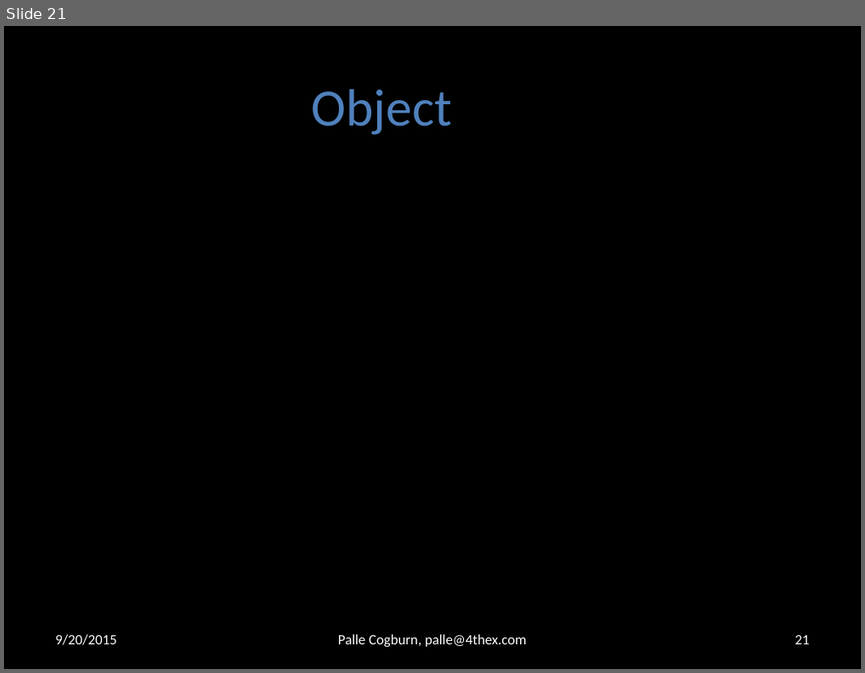
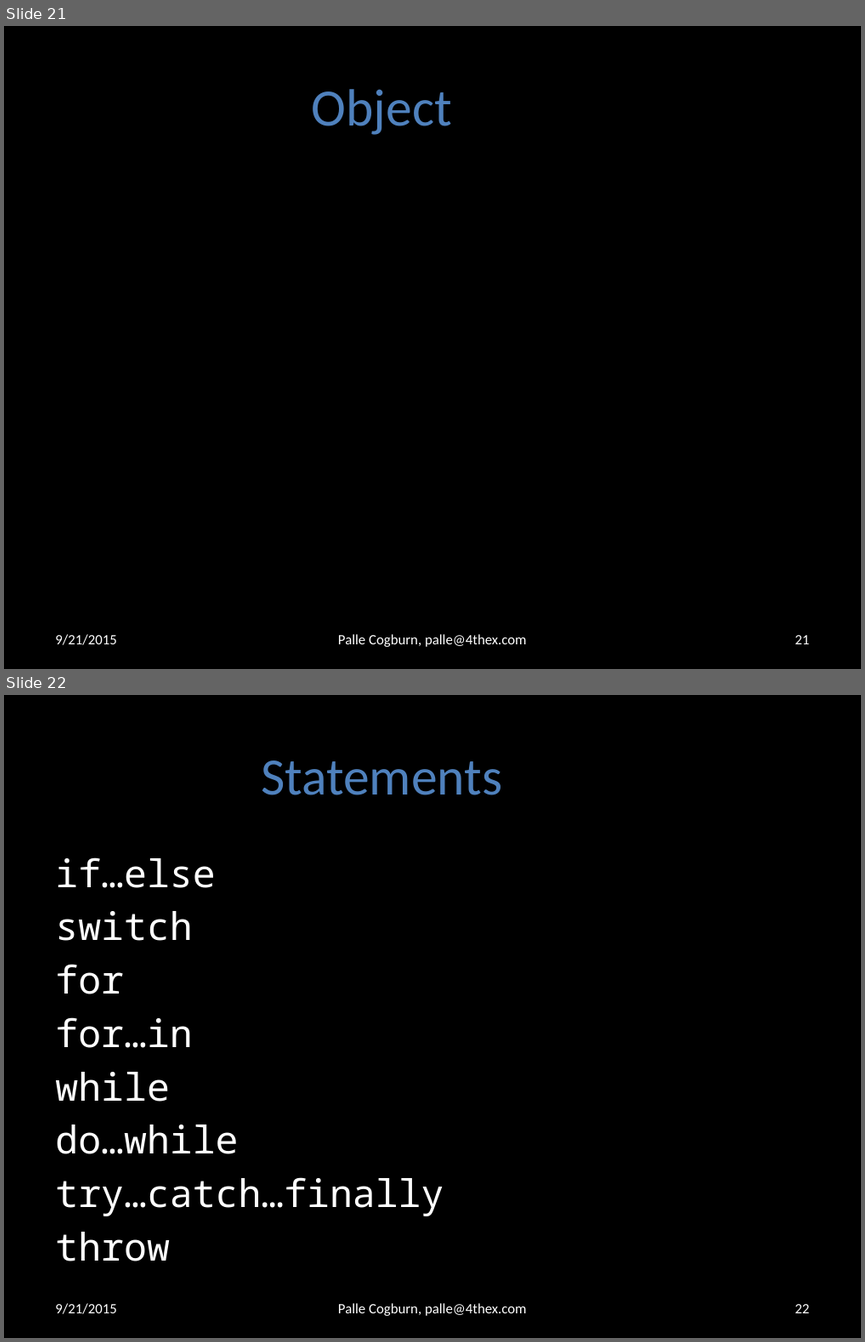
Before and after one commit to 4thex/JSRobot, a slide deck: doc/Computer Programming 1.pptx. Shown one above the other, each under a label of ours: slide 21 before the commit, slides 21 and 22 after it. The pictures are 865x673 and 865x1342 pixels, drawn with LibreOffice and Linux fonts; fonts in the diff are those of the drawing; background and template pictures are left out. Boxes give left, top, right and bottom in pixels: in the first picture for what was removed or moved away, otherwise in the second. Text is boxed around its words. In the diff, an @@ line names an element or a change of style, - is before the commit and + after.

Commit message:
Added language statements

```diff
--- a/doc/Computer Programming 1.pptx
+++ b/doc/Computer Programming 1.pptx
@@ slide 22 added at (4, 695, 861, 1338), background #000000 @@
@@ title added at (261, 760, 502, 795), 44 pt, text #4F81BD @@
+Statements
@@ text added at (55, 857, 443, 1261), 32 pt, text #FFFFFF @@
+if…else
+switch
+for
+for…in
+while
+do…while
+try…catch…finally
+throw
@@ text added at (55, 1303, 116, 1314), 12 pt, text #FFFFFF @@
+9/21/2015
@@ text added at (338, 1303, 527, 1315), 12 pt, text #FFFFFF @@
+Palle Cogburn, palle@4thex.com
@@ page number added at (794, 1304, 809, 1313), 12 pt, text #FFFFFF @@
+22
@@ slide 21 changed as well @@
@@ text at (55, 634, 116, 645): text changed @@
-9/20/2015
+9/21/2015
```
Also in this commit, not shown: 29 other slides changed, 8 other slides added, 1 other file.
